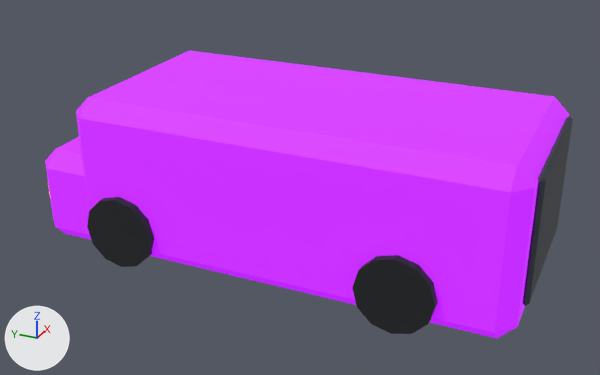
An edit to the glTF model public/models/mystery_van.glb, drawn before and after from the same camera.
Before and after are seen from a 50 mm lens placed at (-7.23, -3.27, 4.33), pointed at (-0.07, -0.05, 0.76). The lights are fixed; the arrows at lower left show +X, +Y and +Z. The older version comes first. Where no turn or scale is listed for an object, it has been applied to the vertices. Vertices at exactly the same position are counted once.

Script lines for the objects in view, before the commit:
```python
mat_night_glass = principled_material('Night glass')
mat_night_glass.base_color = (0.04, 0.18, 0.22)  # cyan #387681
mat_night_glass.metallic = 0.12
mat_night_glass.roughness = 0.18
me_cube_080 = bpy.data.meshes.new('Cube.080')
me_cube_080.from_pydata(...)  # 24 vertices, 44 faces; spans x -1.12..1.12, y -2.25..2.25, z -0.82..0.82
me_cube_080.materials.append(mat_mystic_violet)  # purple #8935a2, glowing purple #b300f0
me_cube_081 = bpy.data.meshes.new('Cube.081')
me_cube_081.from_pydata(...)  # 24 vertices, 44 faces; spans x -1.08..1.08, y -0.52..0.52, z -0.5..0.5
me_cube_081.materials.append(mat_mystic_violet)  # purple #8935a2, glowing purple #b300f0
me_cube_082 = bpy.data.meshes.new('Cube.082')
me_cube_082.from_pydata(...)  # 24 vertices, 44 faces; spans x -0.88..0.88, y -0.04..0.04, z -0.38..0.38
me_cube_082.materials.append(mat_night_glass)  # cyan #387681
me_cylinder_011 = bpy.data.meshes.new('Cylinder.011')
me_cylinder_011.from_pydata(...)  # a 12-sided cylinder along z spanning x -0.38..0.38, y -0.38..0.38, z -0.12..0.12
me_cylinder_011.materials.append(mat_rubber)  # black #1d1f22
ob_vanbody = bpy.data.objects.new('VanBody', me_cube_080)
ob_vanbody.location = (0.0, -0.25, 0.92)
ob_vannose = bpy.data.objects.new('VanNose', me_cube_081)
ob_vannose.location = (0.0, 2.0, 0.6)
ob_wheel = bpy.data.objects.new('Wheel', me_cylinder_011)
ob_wheel.location = (-1.08, 1.45, 0.43)
ob_wheel.rotation_euler = (0.0, -1.571, 0.0)  # degrees (0, -90, 0)
ob_windshield = bpy.data.objects.new('Windshield', me_cube_082)
ob_windshield.location = (0.0, 1.78, 1.28)
# also in view: 'MysteryCargoDoor' at (0.0, -2.52, 1.0); 'Wheel.001' at (-1.08, -1.45, 0.43)
```
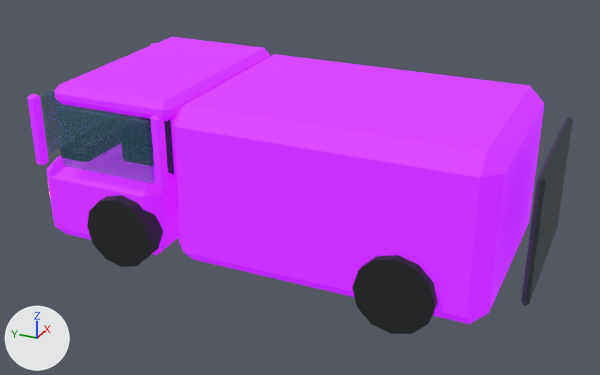
Not visible in the pictures: 'VanPillar.002'.

Location of each change, [x1, y1, x2, y2] in pixels of the pictures (600 x 375 px; the box of a moved part takes in the faces that stretch with it):
'VanBody', reshaped, moved (24% narrower, 6% shorter)
    before: [76, 50, 569, 338]
    after: [171, 54, 544, 324]
'VanRoof', added (purple)
    after: [54, 37, 270, 121]
'VanNose', reshaped, moved
    before: [45, 137, 91, 240]
    after: [46, 156, 179, 255]
'VanSideWindow', added
    after: [56, 105, 155, 184]
'VanPillar.001', added (purple)
    after: [150, 115, 169, 189]
'Windshield', surface changed, moved (not visible before)
    after: [41, 89, 121, 152]
'VanPillar', added (purple)
    after: [27, 94, 49, 165]
'VanEmptySeat', added
    after: [140, 117, 174, 175]
'VanEmptyHeadrest', added (mostly hidden)
    after: [147, 118, 172, 135]
'VanDashboard', added (mostly hidden)
    after: [60, 114, 141, 158]
part 1 of me_cube_080, moved or reshaped
    before: [76, 99, 90, 211]
    after: [171, 106, 184, 251]
part 2 of me_cube_080, moved or reshaped
    before: [79, 50, 569, 338]
    after: [176, 54, 544, 324]
part 3 of me_cube_081, moved or reshaped (not visible before)
    after: [143, 172, 175, 197]
part 4 of me_cube_081, moved or reshaped (not visible before)
    after: [143, 187, 179, 255]
part 5 of me_cube_081, moved or reshaped
    before: [45, 137, 89, 215]
    after: [46, 156, 155, 210]

The edits, one by one:
In material 'Night glass' (mat_night_glass), alpha goes from 1.0 to 0.34.
me_cube_080 is used by ob_vanbody; location (0.0, -0.25, 0.92).
me_cube_080 had 24 vertices, 44 faces and spanned x -1.12..1.12, y -2.25..2.25, z -0.82..0.82.
me_cube_080 now has 24 vertices, 44 faces and spans x -1.12..1.12, y -1.57..1.57, z -0.82..0.82.
me_cube_080 part 1: all 12 vertices in x -1.12..1.12, y 2.09..2.25, z -0.82..0.82 are moved by (0.0, -0.68, 0.0).
me_cube_080 part 2: all 12 vertices in x -1.12..1.12, y -2.25..-2.09, z -0.82..0.82 are moved by (0.0, 0.68, 0.0).
me_cube_081 is used by ob_vannose; location (0.0, 2.0, 0.6).
me_cube_081 had 24 vertices, 44 faces and spanned x -1.08..1.08, y -0.52..0.52, z -0.5..0.5.
me_cube_081 now has 24 vertices, 44 faces and spans x -1.08..1.08, y -0.74..0.74, z -0.45..0.45.
me_cube_081 part 3: all 6 vertices in x -1.08..1.08, y -0.52..-0.36, z 0.34..0.5 are moved by (0.0, -0.22, -0.05).
me_cube_081 part 4: all 6 vertices in x -1.08..1.08, y -0.52..-0.36, z -0.5..-0.34 are moved by (0.0, -0.22, 0.05).
me_cube_081 part 5: all 6 vertices in x -1.08..1.08, y 0.36..0.52, z 0.34..0.5 are moved by (0.0, 0.22, -0.05).
Other edits to the shape of me_cube_081 do not show in these pictures.
Mesh me_cube_100 is new.
It has 24 vertices, 44 faces and spans x -0.025..0.025, y -0.54..0.54, z -0.32..0.32.
It uses material mat_night_glass (cyan #387681).
Mesh me_cube_098 is new.
It has 24 vertices, 44 faces and spans x -1.1..1.1, y -0.68..0.68, z -0.1..0.1.
It uses material mat_mystic_violet (purple #8935a2, glowing purple #b300f0).
Mesh me_cube_104 is new.
It has 24 vertices, 44 faces and spans x -0.055..0.055, y -0.055..0.055, z -0.37..0.37.
It uses material mat_mystic_violet (purple #8935a2, glowing purple #b300f0).
Mesh me_cube_102 is new.
It has 24 vertices, 44 faces and spans x -0.055..0.055, y -0.055..0.055, z -0.37..0.37.
It uses material mat_mystic_violet (purple #8935a2, glowing purple #b300f0).
Mesh me_cube_107 is new.
It has 24 vertices, 44 faces and spans x -0.28..0.28, y -0.32..0.32, z -0.34..0.34.
It uses material mat_charcoal (dark grey #353c42).
Mesh me_cube_108 is new.
It has 24 vertices, 44 faces and spans x -0.21..0.21, y -0.14..0.14, z -0.18..0.18.
It uses material mat_charcoal (dark grey #353c42).
Mesh me_cube_106 is new.
It has 24 vertices, 44 faces and spans x -0.9..0.9, y -0.18..0.18, z -0.1..0.1.
It uses material mat_charcoal (dark grey #353c42).
Object 'VanBody' (ob_vanbody) moves from (0.0, -0.25, 0.92) to (0.0, -0.68, 1.0).
Object 'VanNose' (ob_vannose) moves from (0.0, 2.0, 0.6) to (0.0, 1.78, 0.55).
Object 'Windshield' (ob_windshield) moves from (0.0, 1.78, 1.28) to (0.0, 2.48, 1.34).
Object 'VanSideWindow' (ob_vansidewindow) is new; it shows me_cube_100.
Its location is (-1.09, 1.58, 1.34).
Object 'VanRoof' (ob_vanroof) is new; it shows me_cube_098.
Its location is (0.0, 1.5, 1.76).
Object 'VanPillar.002' (ob_vanpillar_002) is new; it shows me_cube_104.
Its location is (1.09, 2.4, 1.36).
Object 'VanPillar.001' (ob_vanpillar_001) is new; it shows me_cube_102.
Its location is (-1.09, 0.95, 1.36).
Object 'VanPillar' (ob_vanpillar) is new; it shows a copy of me_cube_102.
Its location is (-1.09, 2.4, 1.36).
Object 'VanEmptySeat' (ob_vanemptyseat) is new; it shows me_cube_107.
Its location is (-0.42, 1.42, 1.02).
Object 'VanEmptyHeadrest' (ob_vanemptyheadrest) is new; it shows me_cube_108.
Its location is (-0.42, 1.28, 1.38).
Object 'VanDashboard' (ob_vandashboard) is new; it shows me_cube_106.
Its location is (0.0, 2.17, 1.03).
